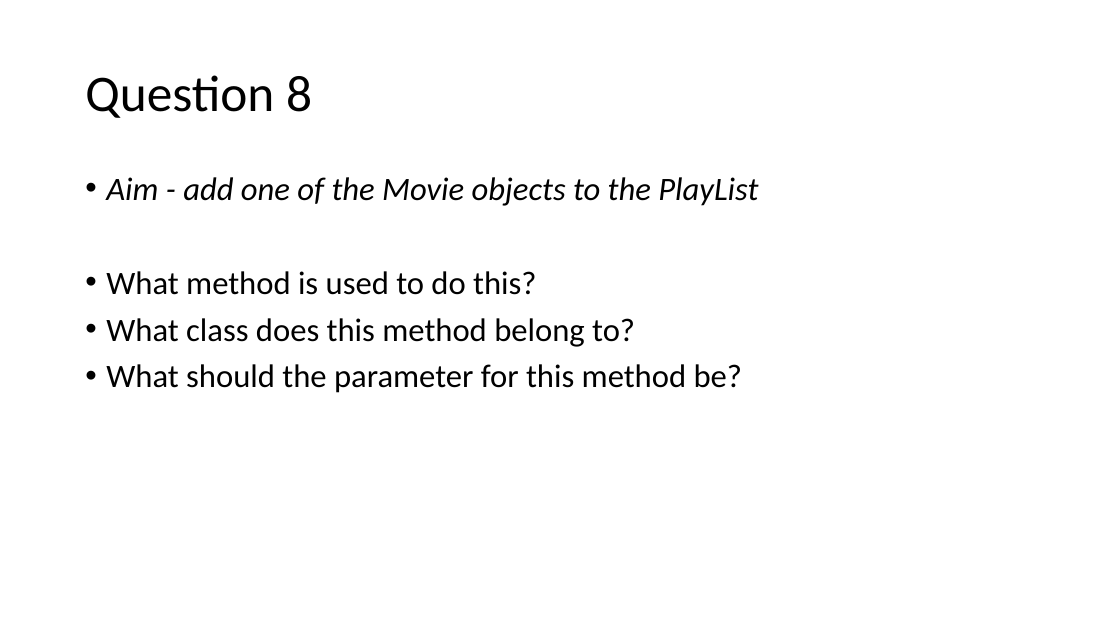
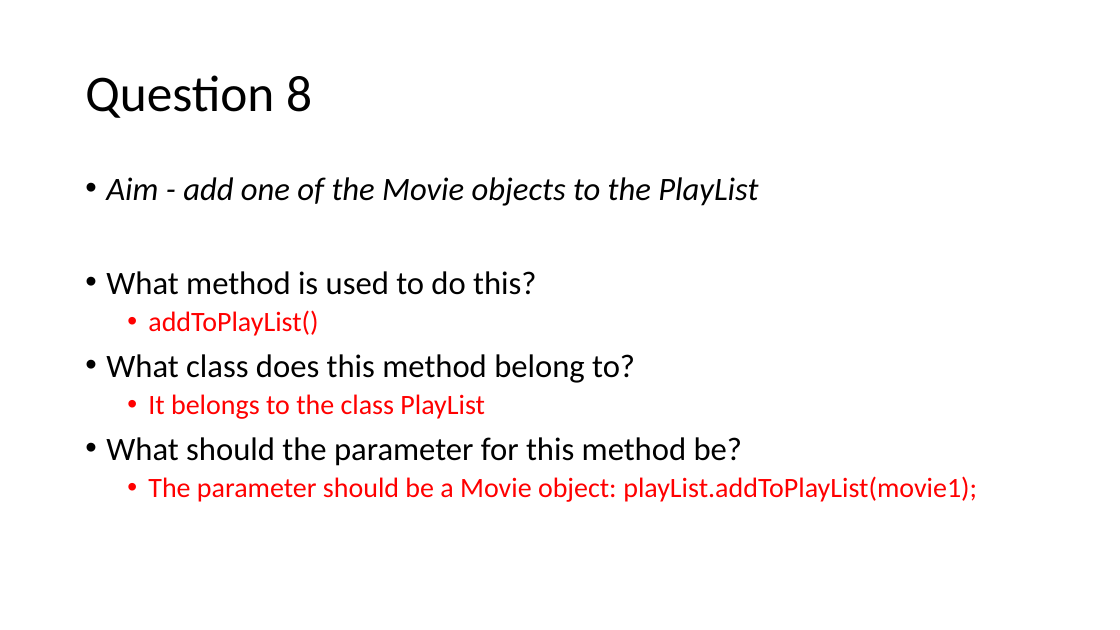
Before and after one commit to random-walkie/gasw_programming1, a slide deck: slide 11 of week2/activity/Week2Activity.pptx. Drawn at 1120x630 pixels with LibreOffice and Linux fonts; fonts in the diff are those of the drawing. Boxes give left, top, right and bottom in pixels: in the first picture for what was removed or moved away, otherwise in the second. Text is boxed around its words. In the diff, an @@ line names an element or a change of style, - is before the commit and + after.

Commit message:
Update MainMovies to demonstrate PlayList integration

```diff
--- a/week2/activity/Week2Activity.pptx
+++ b/week2/activity/Week2Activity.pptx
@@ text at [148,310,318,336]: paragraph added @@
+  • addToPlayList()
@@ text at [148,394,485,419]: paragraph added @@
+  • It belongs to the class PlayList
@@ text at [148,476,977,502]: paragraph added @@
+  • The parameter should be a Movie object: playList.addToPlayList(movie1);
```
Also in this commit, not shown: 3 other slides changed, 1 other file.
